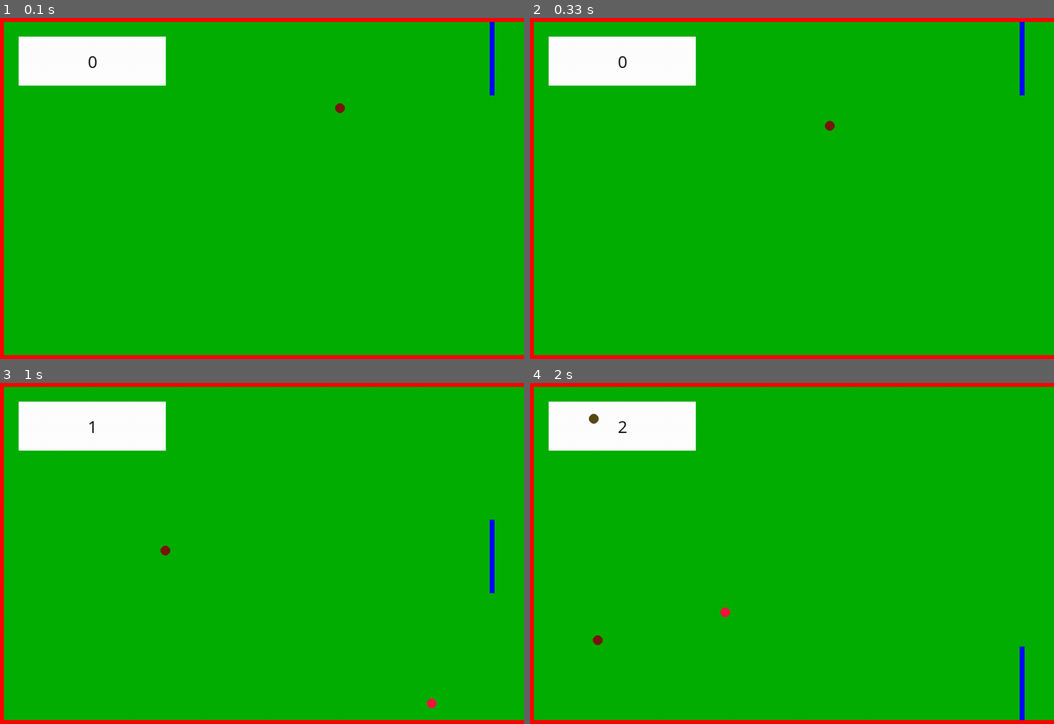
Above: before the commit, frames 1-4 (two rows, left to right).
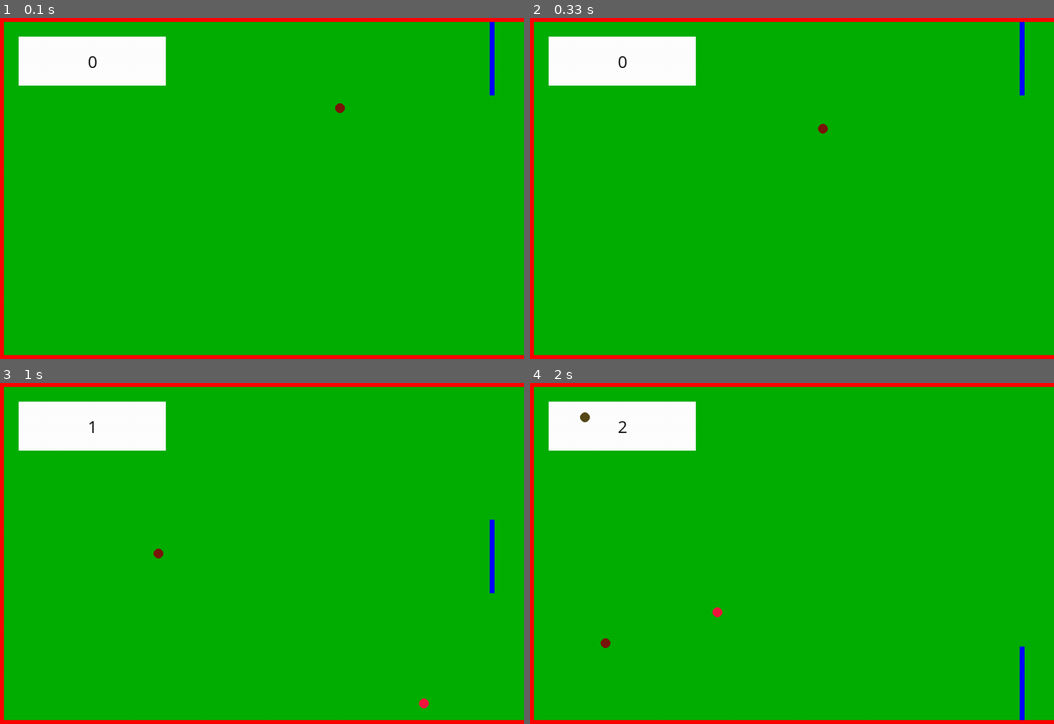
Above: after the commit, the same moments.

Repository: Wombatlord/PygamePong
Game: pygame game, started from pong.py
Two runs of this game, one before a commit and one after it. Both use one fixed random seed, a clock stepped at 60 frames per second and the inputs below.
Inputs (mouse positions are in pixels of both pictures, inside the frame that each line leads up to):
- Up to frame 1 (0.1 s): no input
- Up to frame 2 (0.33 s): no input
- Up to frame 3 (1 s): click (256, 553) at 0.38 s; tap Space at 0.73 s; click (131, 556) at 0.75 s
- Up to frame 4 (2 s): tap Space at 1.03 s; click (980, 676) at 1.22 s; click (666, 481) at 1.55 s; click (991, 686) at 1.88 s

Frame 1 is identical in both runs. In frame 2, less than 0.1% of the frame differs, in the area x 54-59%, y 30-34%; in frame 3, 0.2%; in frame 4, 0.3%, in the area x 9-39%, y 8-78%.

Commit message:
Removed extraneous display calls. Added comments to renderer.py and GameState class in entities.

Diff:
--- a/pong.py
+++ b/pong.py
@@ -1,4 +1,4 @@
-import pygame
+import pygame, time
 from pongEntities import ScoreBoard, Ball, Paddle, GameState
 from renderer import initialise, render, renderScoreboard
 
@@ -18,7 +18,6 @@
 paddleColour = pygame.Color("blue")
 
 velocity = 300
-scoreValue = 0
 
 # Instantiate Game Objects
 scoreBoard = ScoreBoard()
@@ -70,14 +69,13 @@
             gameState.ball.destroy(gameState.liveBalls)
 
     if len(gameState.liveBalls) == 0:
-        print('end')
         gameState.gameOver()
         renderScoreboard(gameState)
+        time.sleep(2)
         pygame.event.wait()
         gameState.resetScore()
         gameState.gameIsOver = False
 
     gameState.updateGameState()
-    pygame.display.flip()
 
 pygame.quit()
--- a/pongEntities.py
+++ b/pongEntities.py
@@ -193,11 +193,19 @@
         self.gameIsOver = False
 
     def updateGameState(self):
+        """
+        Tracks position and collision of each ball. Updates total score value based on return value from each ball.
+        Tracks paddle and collision with walls.
+        """
         for self.ball in self.liveBalls:
             self.scoreValue = self.ball.update(self.paddle, self.height, self.border, self.scoreValue)
         self.paddle.update(self.border, self.height)
 
     def newBall(self):
+        """
+        Instantiates a new ball object and appends it to the liveBalls list.
+        Initial X & Y Positions, and RGB colour value, are randomly determined at instantiation.
+        """
         initialVelocityY = random.randint(-100, 200)
         initialVelocityX = random.randint(400, 600)
         ballColour = (random.randint(0, 255), random.randint(0, 255), random.randint(0, 255))
@@ -214,6 +222,10 @@
         # print(initialVelocityX, initialVelocityY)
 
     def gameOver(self):
+        """
+        Sets a flag to trigger Game Over State.
+        Used to display game over message and freeze game play.
+        """
         self.gameIsOver = True
 
     def resetScore(self):
--- a/renderer.py
+++ b/renderer.py
@@ -2,6 +2,7 @@
 
 from pongEntities import Ball, Paddle, GameState, ScoreBoard
 
+# Config Parameters
 screen: pygame.Surface
 screenDimensions = (720, 1080)
 backgroundColour: tuple
@@ -10,6 +11,10 @@
 
 
 def initialise(bkgrndCol, brdrCol, screenDims=None, brdrWidth=None):
+    """
+    Creates the main Surface for display according to passed in config parameters.
+    Parameters are background colour and border colour as RGB tuples, X & Y dimensions, and border thickness.
+    """
     global screen, screenDimensions, backgroundColour, borderColour, borderWidth
     borderColour = brdrCol
     backgroundColour = bkgrndCol
@@ -33,10 +38,14 @@
 
 
 def renderScoreboard(gameState: GameState):
+    """
+    Displays the final score total and Game Over Message on the score board Surface.
+    """
     if gameState.gameIsOver:
         renderGameOnScore(gameState.scoreValue)
         displayGameOver()
         pygame.display.flip()
+
 
 def displayGameOver():
     """
@@ -81,6 +90,10 @@
 
 
 def renderWalls():
+    """
+    Renders three walls on screen. Top / Bottom / Left.
+    Walls are drawn according to screen dimension and border width config parameter.
+    """
     global screen, borderColour, borderWidth
     pygame.draw.rect(
         screen,
@@ -100,6 +113,12 @@
 
 
 def blitBackground():
+    """
+    Creates a background surface equivalent to main screen size.
+    Converts surface for quick display.
+    Fills background with configured colour.
+    Blits the background to the background Surface.
+    """
     global screen, backgroundColour
     background = pygame.Surface(screen.get_size())
     background = background.convert()
@@ -111,6 +130,10 @@
 
 
 def render(gameState: GameState):
+    """
+    Combines renderer functions to display GameState.
+    Call this function once in the main loop to provide display output.
+    """
     blitBackground()
     renderWalls()
     renderScoreboard(gameState)
